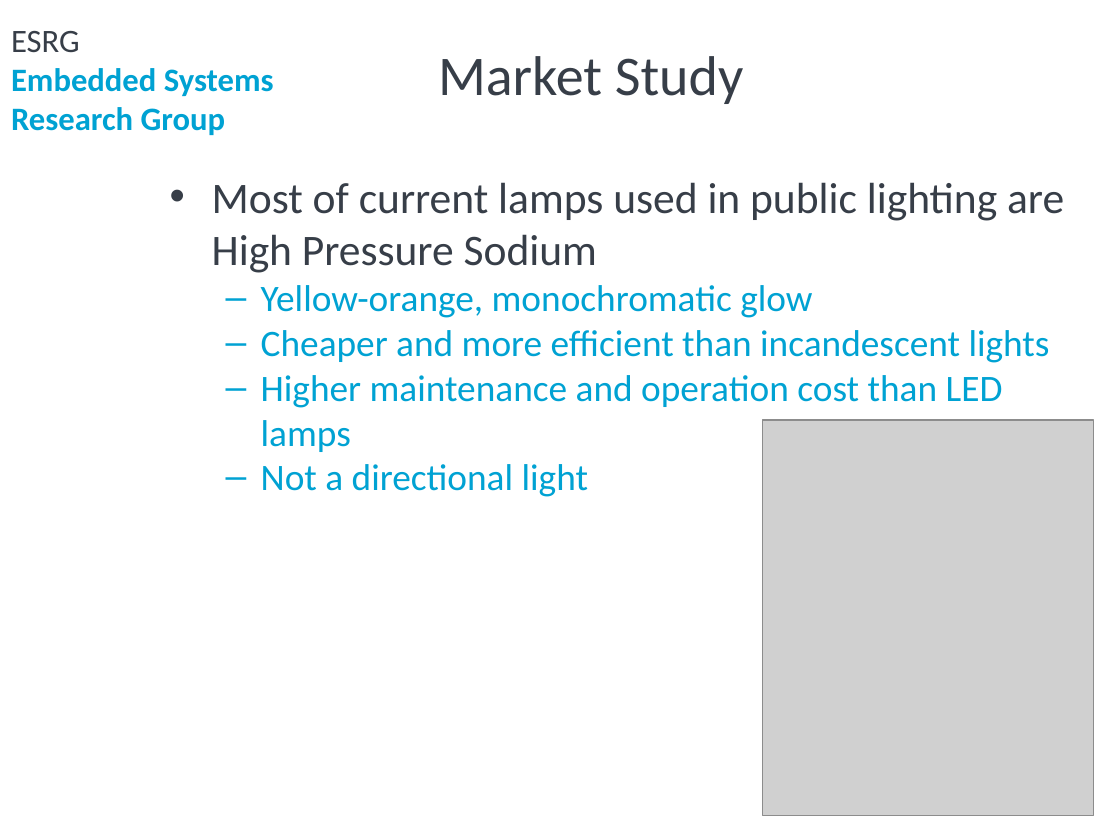
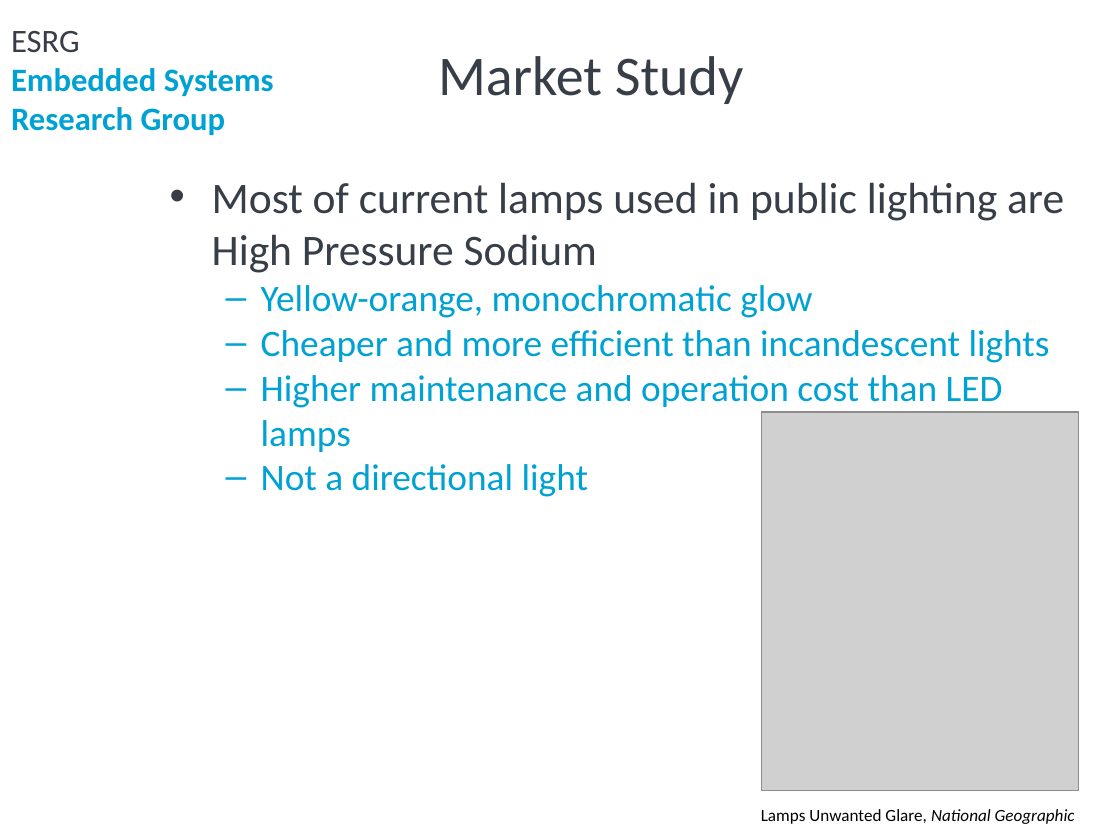
Before and after one commit to ESRGgroup9/slipad, a slide deck: slide 6 of project/Presentation.pptx. Drawn at 1120x840 pixels with LibreOffice and Linux fonts; fonts in the diff are those of the drawing; grey boxes stand for pictures; background and template pictures are left out. Boxes give left, top, right and bottom in pixels: in the first picture for what was removed or moved away, otherwise in the second. Text is boxed around its words. In the diff, an @@ line names an element or a change of style, - is before the commit and + after.

Commit message:
added images to ppt

```diff
--- a/project/Presentation.pptx
+++ b/project/Presentation.pptx
@@ picture: place and size @@
-picture at [763, 420, 1093, 815]
+picture at [762, 412, 1079, 791]
@@ text added at [761, 809, 1075, 824], 11 pt, text #000000 @@
+Lamps Unwanted Glare, National Geographic
```
Also in this commit, not shown: 1 other slide changed.
